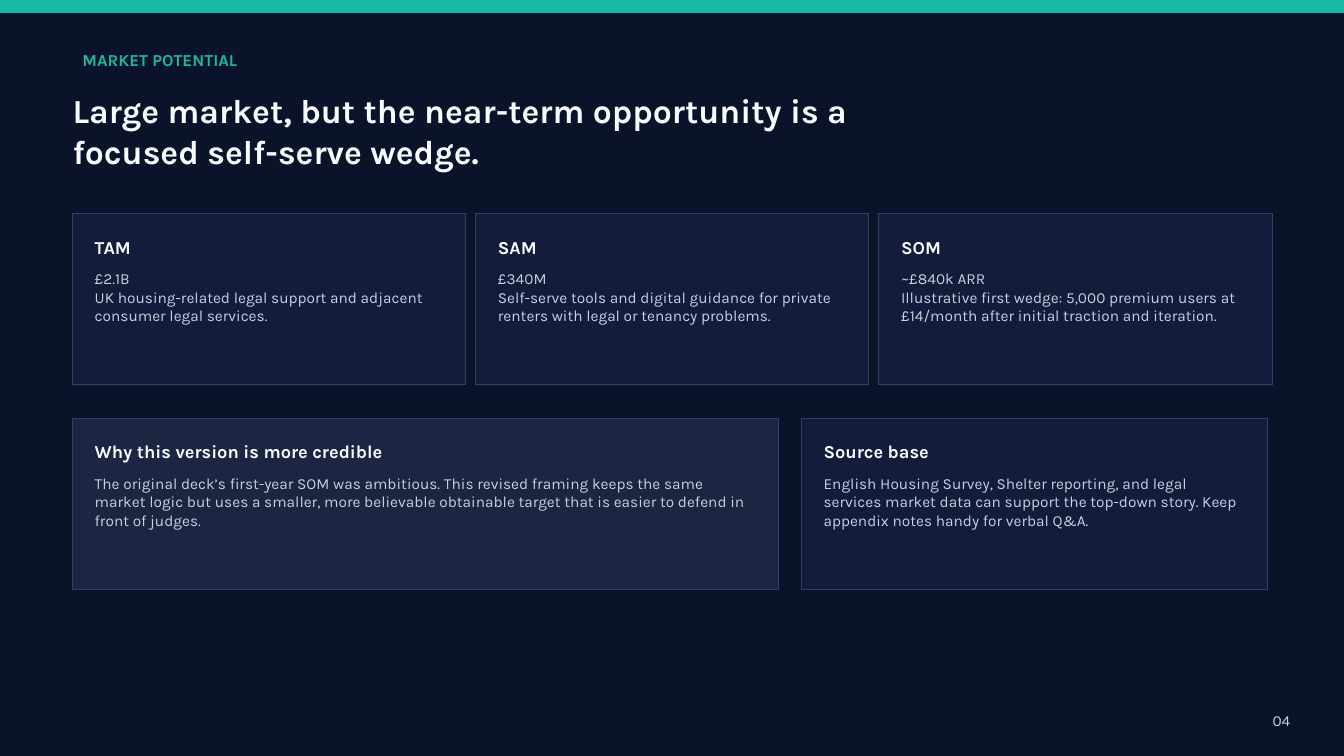
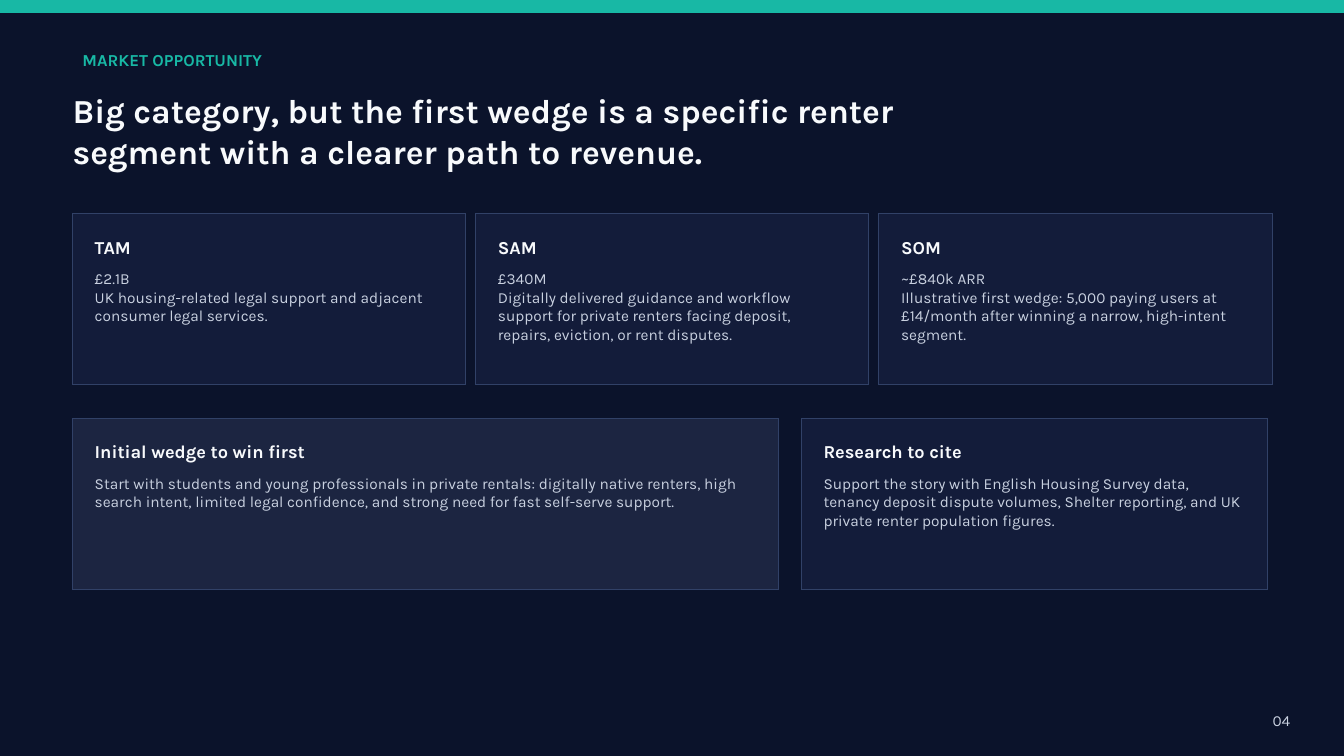
Before and after one commit to gorgectf/RenterShield, a slide deck: slide 4 of public/RenterShield_PitchDeck_Revised.pptx. Drawn at 1344x756 pixels with LibreOffice and Linux fonts; fonts in the diff are those of the drawing. Boxes give left, top, right and bottom in pixels: in the first picture for what was removed or moved away, otherwise in the second. Text is boxed around its words. In the diff, an @@ line names an element or a change of style, - is before the commit and + after.

```diff
--- a/public/RenterShield_PitchDeck_Revised.pptx
+++ b/public/RenterShield_PitchDeck_Revised.pptx
@@ text at [82, 55, 262, 66]: text changed @@
-MARKET POTENTIAL
+MARKET OPPORTUNITY
@@ text at [73, 99, 893, 173]: text changed @@
-Large market, but the near-term opportunity is a focused self-serve wedge.
+Big category, but the first wedge is a specific renter segment with a clearer path to revenue.
@@ text at [498, 292, 790, 344]: text changed @@
-Self-serve tools and digital guidance for private renters with legal or tenancy problems.
+Digitally delivered guidance and workflow support for private renters facing deposit, repairs, eviction, or rent disputes.
@@ text at [901, 292, 1226, 344]: text changed @@
-Illustrative first wedge: 5,000 premium users at £14/month after initial traction and iteration.
+Illustrative first wedge: 5,000 paying users at £14/month after winning a narrow, high-intent segment.
@@ text at [95, 445, 304, 463]: text changed @@
-Why this version is more credible
+Initial wedge to win first
@@ text at [824, 445, 961, 459]: text changed @@
-Source base
+Research to cite
@@ text at [95, 478, 736, 511]: text changed @@
-The original deck’s first-year SOM was ambitious. This revised framing keeps the same market logic but uses a smaller, more believable obtainable target that is easier to defend in front of judges.
+Start with students and young professionals in private rentals: digitally native renters, high search intent, limited legal confidence, and strong need for fast self-serve support.
@@ text at [824, 478, 1240, 530]: text changed @@
-English Housing Survey, Shelter reporting, and legal services market data can support the top-down story. Keep appendix notes handy for verbal Q&A.
+Support the story with English Housing Survey data, tenancy deposit dispute volumes, Shelter reporting, and UK private renter population figures.
```
Also in this commit, not shown: 5 other slides changed.
